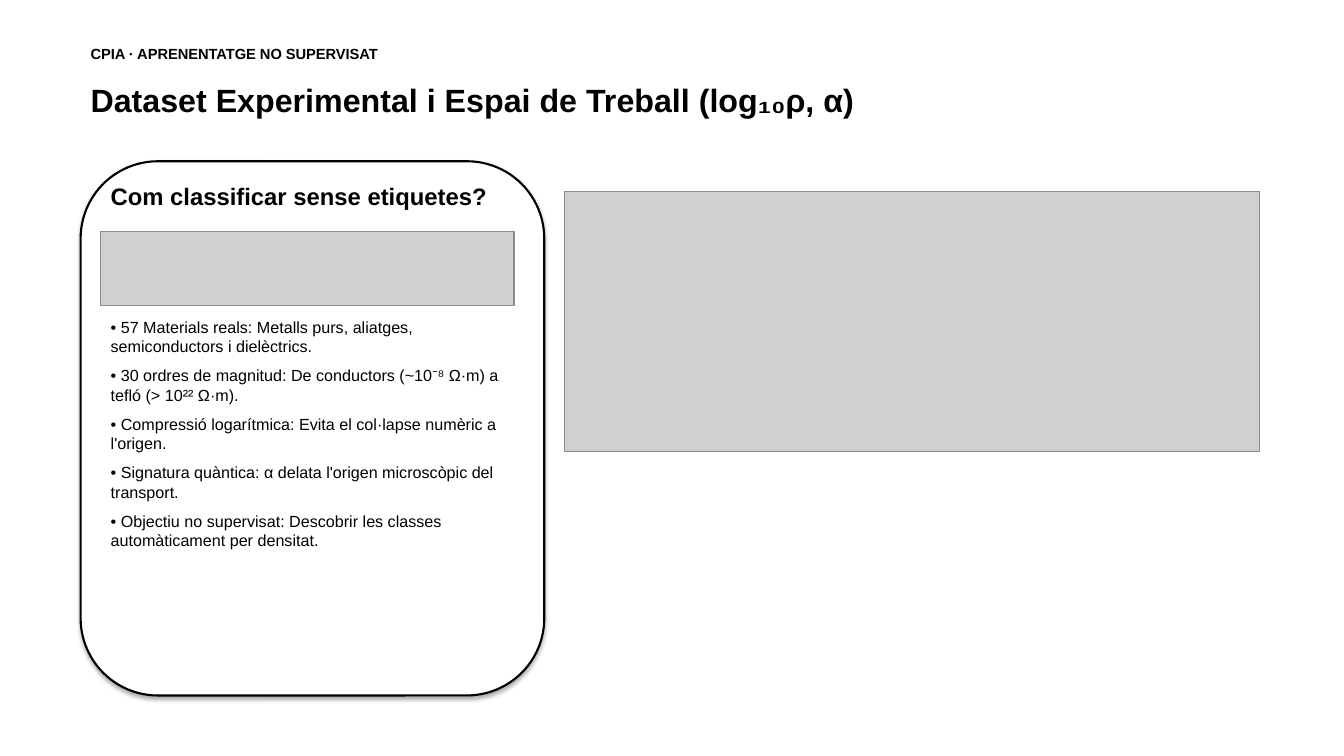
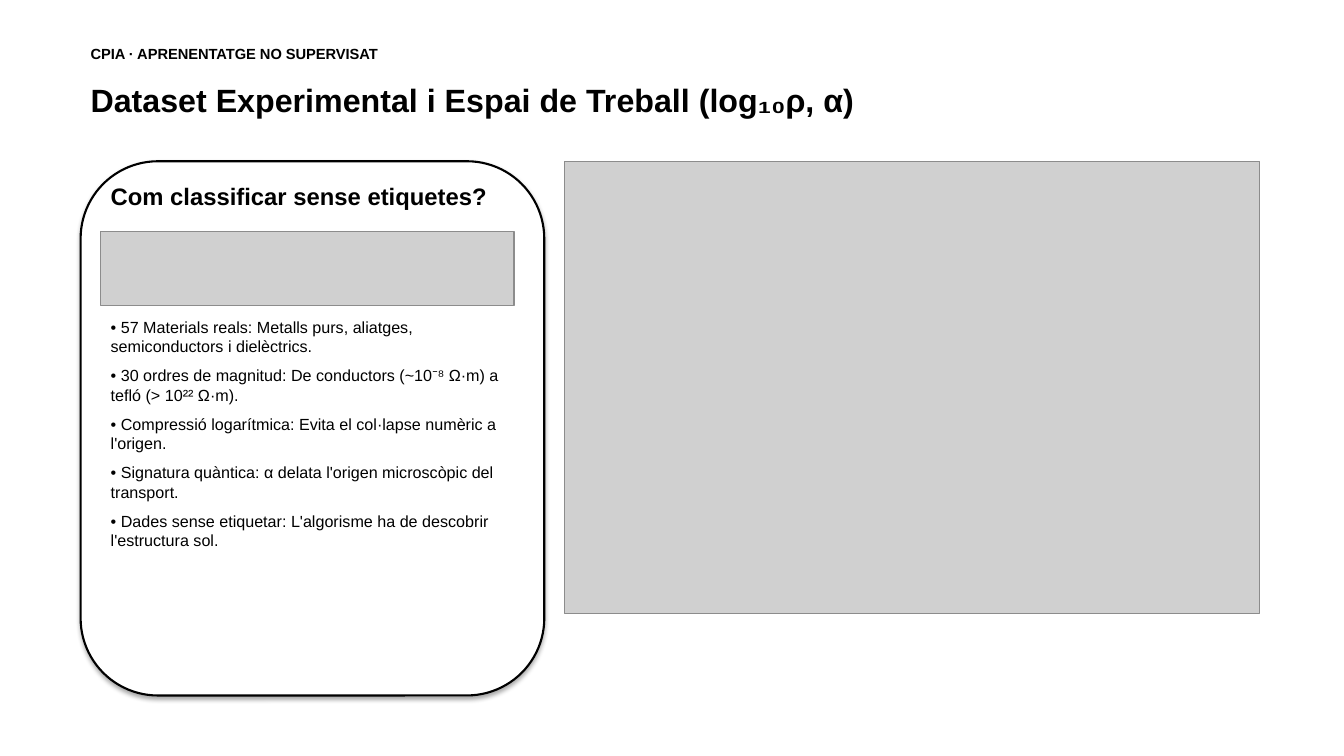
Before and after one commit to ArnauMontull/CPIA-Expo, a slide deck: slide 3 of presentacion/presentacion_materiales_uriel.pptx. Drawn at 1344x756 pixels with LibreOffice and Linux fonts; fonts in the diff are those of the drawing; grey boxes stand for pictures. Boxes give left, top, right and bottom in pixels: in the first picture for what was removed or moved away, otherwise in the second. Text is boxed around its words. In the diff, an @@ line names an element or a change of style, - is before the commit and + after.

```diff
--- a/presentacion/presentacion_materiales_uriel.pptx
+++ b/presentacion/presentacion_materiales_uriel.pptx
@@ picture: place and size @@
-picture at [565, 192, 1260, 452]
+picture at [565, 161, 1260, 614]
@@ text at [111, 515, 488, 546]: text changed @@
-• Objectiu no supervisat: Descobrir les classes automàticament per densitat.
+• Dades sense etiquetar: L'algorisme ha de descobrir l'estructura sol.
```
Also in this commit, not shown: 1 other slide changed, 6 other files.
